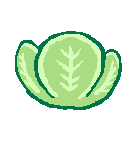
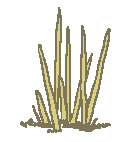
Revision of a layered 138×142 image; what changed, layer by layer:
added layer "grass" above "lettuce" over [20, 7, 111, 133]
hid "lettuce" over [15, 31, 122, 110]
